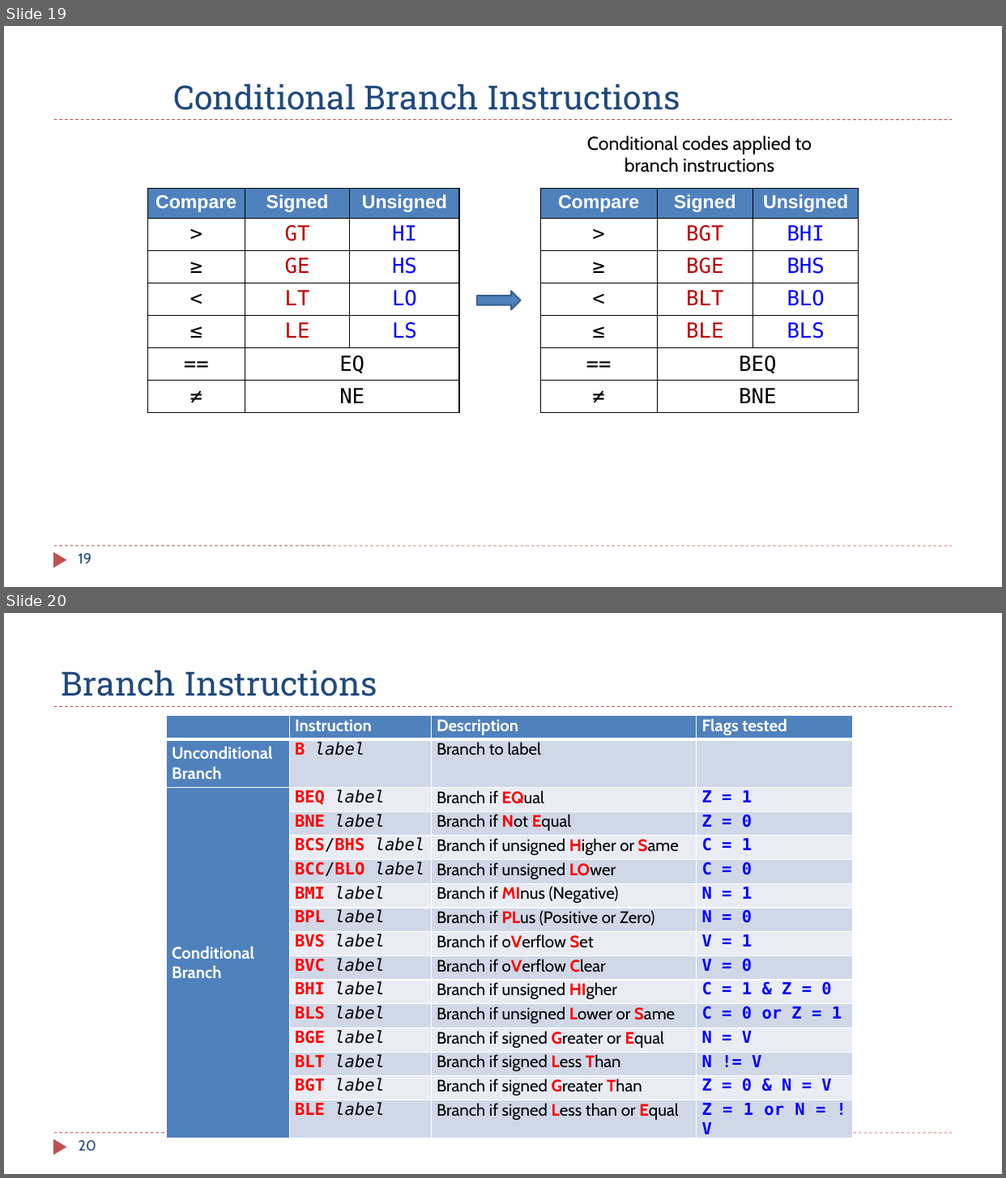
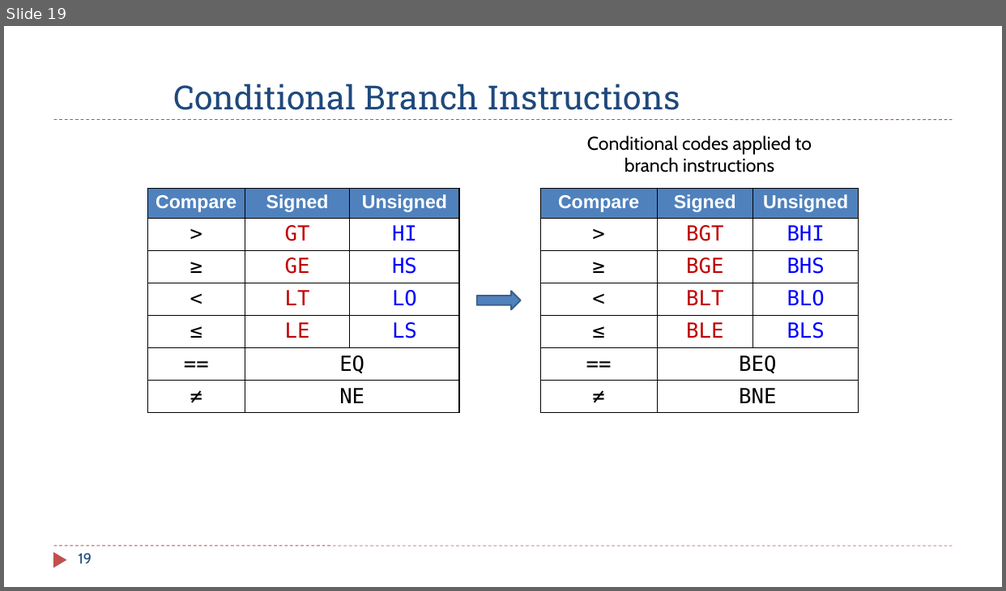
Before and after one commit to guhofstra/CSC111Fa25, a slide deck: PPTs/Ch6_ARM_Control_Flow.pptx. Shown one above the other, each under a label of ours: slides 19 and 20 before the commit, slide 19 after it. The pictures are 1006x1178 and 1006x591 pixels, drawn with LibreOffice and Linux fonts; fonts in the diff are those of the drawing. Boxes give left, top, right and bottom in pixels: in the first picture for what was removed or moved away, otherwise in the second. Text is boxed around its words. In the diff, an @@ line names an element or a change of style, - is before the commit and + after.

```diff
--- a/PPTs/Ch6_ARM_Control_Flow.pptx
+++ b/PPTs/Ch6_ARM_Control_Flow.pptx
@@ slide 20 removed at (4, 613, 1002, 1174), background #FFFFFF; not listed: 3 template elements that a slide beside it also shows @@
@@ title removed at (62, 670, 377, 696) @@
-Branch Instructions
@@ table removed at (167, 716, 852, 1142), 16 rows, 4 columns @@
- | Instruction | Description | Flags tested
-Unconditional Branch | B label | Branch to label | 
-Conditional Branch | BEQ label | Branch if EQual | Z = 1
- | BNE label | Branch if Not Equal | Z = 0
- | BCS/BHS label | Branch if unsigned Higher or Same | C = 1
- | BCC/BLO label | Branch if unsigned LOwer | C = 0
- | BMI label | Branch if MInus (Negative) | N = 1
- | BPL label | Branch if PLus (Positive or Zero) | N = 0
- | BVS label | Branch if oVerflow Set | V = 1
- | BVC label | Branch if oVerflow Clear | V = 0
- | BHI label | Branch if unsigned HIgher | C = 1 & Z = 0
- | BLS label | Branch if unsigned Lower or Same | C = 0 or Z = 1
- | BGE label | Branch if signed Greater or Equal | N = V
- | BLT label | Branch if signed Less Than | N != V
- | BGT label | Branch if signed Greater Than | Z = 0 & N = V
- | BLE label | Branch if signed Less than or Equal | Z = 1 or N = !V
@@ page number removed at (79, 1140, 96, 1152) @@
-20
```
Also in this commit, not shown: 12 slides changed, 2 slides added, 8 other files.
